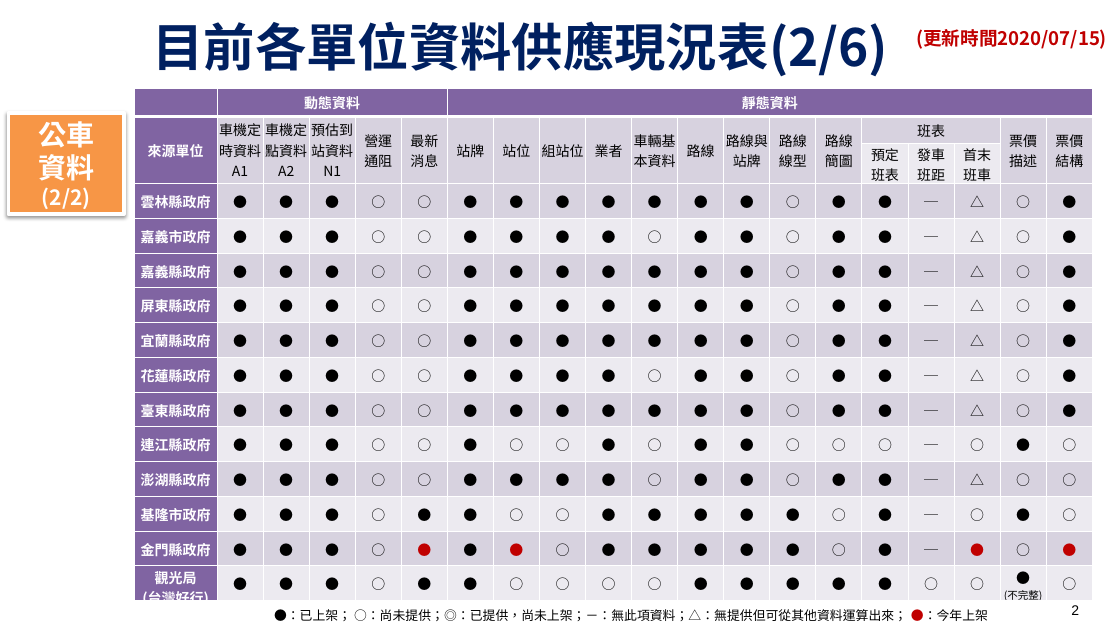
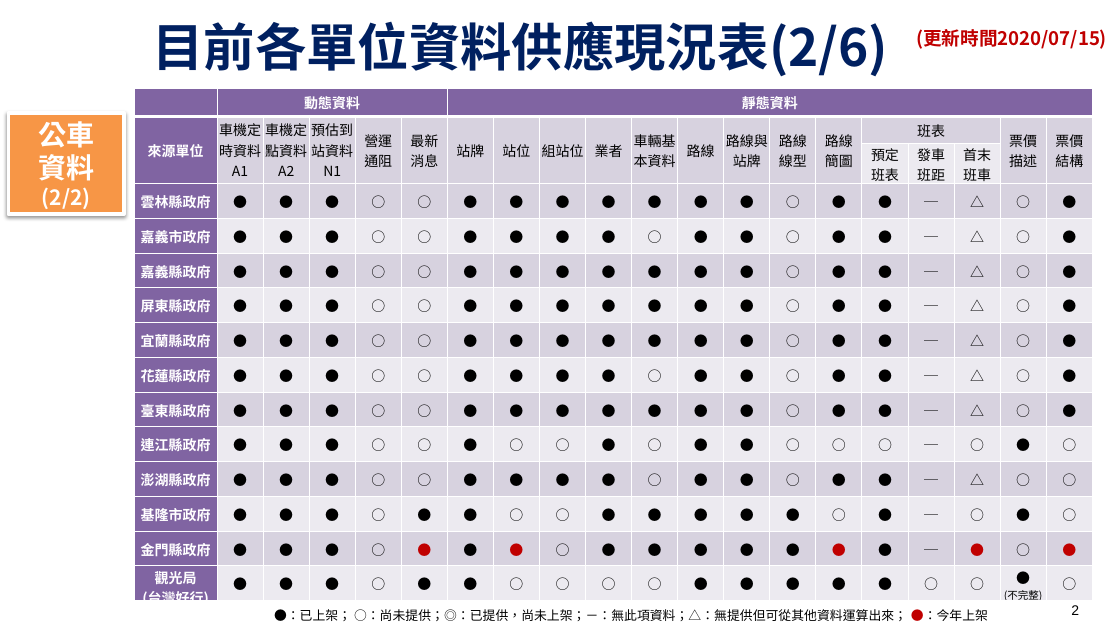
Before and after one commit to ptxmotc/data-provide-status, a slide deck: slide 2 of 各單位資料供應現況表.pptx. Drawn at 1120x630 pixels with LibreOffice and Linux fonts; fonts in the diff are those of the drawing; background and template pictures are left out. Boxes give left, top, right and bottom in pixels: in the first picture for what was removed or moved away, otherwise in the second. Text is boxed around its words. In the diff, an @@ line names an element or a change of style, - is before the commit and + after.

```diff
--- a/各單位資料供應現況表.pptx
+++ b/各單位資料供應現況表.pptx
@@ table at (134,88,1096,604) @@
-row 14, column 15: ○
+row 14, column 15: ●
```
Also in this commit, not shown: 1 other file.
